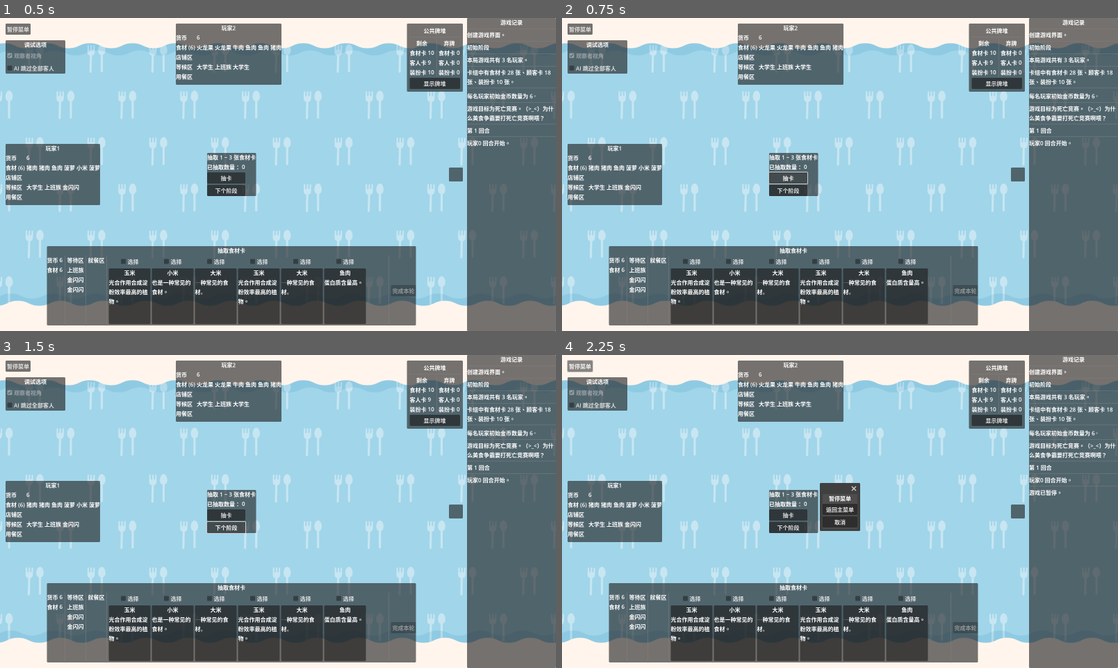
Above: before the commit, frames 1-4 (two rows, left to right).
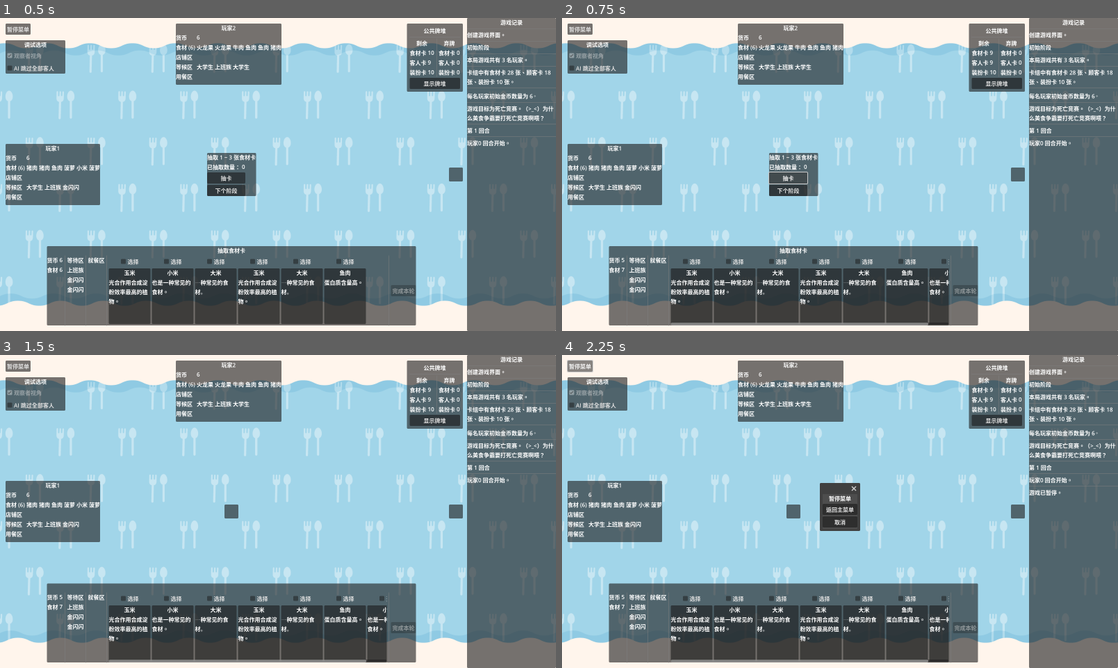
Above: after the commit, the same moments.

Repository: LautskyStudio/FoodCombat
Game: Godot game, scene res://scenes/play_screen.tscn
Two runs of this game, one before a commit and one after it. Both use one fixed random seed, a clock stepped at 60 frames per second and the inputs below.
Inputs:
- Up to frame 1 (0.5 s): no input
- Up to frame 2 (0.75 s): click "抽卡" at 0.5 s
- Up to frame 3 (1.5 s): click "下个阶段" at 1.25 s
- Up to frame 4 (2.25 s): click "暂停菜单" at 2 s

Frame 1 is identical in both runs. In frame 2, 1.1% of the frame differs, in the area x 10-79%, y 10-99%; in frame 3, 2.5%, in the area x 8-79%, y 10-99%; in frame 4, 2.5%.

Commit message:
实验思路

Diff:
--- a/models/player/player.gd
+++ b/models/player/player.gd
@@ -14,6 +14,8 @@
 @export var player_name := '玩家'
 
 @export var player_index := 0
+
+@onready var game: PlayScreen
 
 @onready var is_active: bool:
 	get:
--- a/models/player/states/step_1.gd
+++ b/models/player/states/step_1.gd
@@ -1,4 +1,10 @@
 extends PlayerState
+
+
+# 1. 从卡堆依次抽取1~3张食材卡，每抽取1张食材卡需要丢弃1张货币卡。
+
+
+signal card_drawn(card: FoodMaterial)
 
 
 func _init() -> void:
@@ -11,3 +17,19 @@
 
 func next_step() -> void:
 	state_machine.transit_to("Step2")
+
+
+func draw_card() -> void:
+	player.coins -= 1
+	lose_when_bankrupts()
+
+	var card = player.game.get_food_material_card()
+	player.food_materials.append(card)
+	player.notify_food_materials_changed()
+	card_drawn.emit(card)
+
+
+func lose_when_bankrupts() -> void:
+	if player.is_lost:
+		state_machine.transit_to('Inactive')
+		player.finish_turn()
--- a/scenes/play_screen.gd
+++ b/scenes/play_screen.gd
@@ -45,6 +45,7 @@
 
 	for player in %Players.get_children():
 		if player is Player:
+			player.game = self
 			players.push_back(player)
 
 
@@ -102,4 +103,6 @@
 		get_node("%" + old_state.name).hide()
 
 	if new_state.name.begins_with("Step"):
-		get_node("%" + new_state.name).show()
+		var view = get_node("%" + new_state.name)
+		view.state = new_state
+		view.show()
--- /dev/null
+++ b/scenes/play_screen/step_1.gd
@@ -0,0 +1,12 @@
+extends VBoxContainer
+
+
+var state: PlayerState
+
+
+func _on_next_step_button_pressed() -> void:
+	state.next_step()
+
+
+func _on_draw_button_pressed() -> void:
+	state.draw_card()
--- a/scenes/play_screen/step_1.tscn
+++ b/scenes/play_screen/step_1.tscn
@@ -1,6 +1,9 @@
-[gd_scene format=3 uid="uid://cfwec6ywv14j3"]
+[gd_scene load_steps=2 format=3 uid="uid://cfwec6ywv14j3"]
+
+[ext_resource type="Script" path="res://scenes/play_screen/step_1.gd" id="1_3i7nh"]
 
 [node name="Step1" type="VBoxContainer"]
+script = ExtResource("1_3i7nh")
 
 [node name="Label" type="Label" parent="."]
 layout_mode = 2
@@ -37,3 +40,6 @@
 [node name="DrawnCardContainer" type="HBoxContainer" parent="HBoxContainer"]
 unique_name_in_owner = true
 layout_mode = 2
+
+[connection signal="pressed" from="HBoxContainer/VBoxContainer/DrawButton" to="." method="_on_draw_button_pressed"]
+[connection signal="pressed" from="HBoxContainer/VBoxContainer/NextStepButton" to="." method="_on_next_step_button_pressed"]
--- /dev/null
+++ b/scenes/play_screen/step_2.gd
@@ -0,0 +1,4 @@
+extends HBoxContainer
+
+
+var state: PlayerState
--- a/scenes/play_screen/step_2.tscn
+++ b/scenes/play_screen/step_2.tscn
@@ -1,3 +1,6 @@
-[gd_scene format=3 uid="uid://bmfnye5sbivpx"]
+[gd_scene load_steps=2 format=3 uid="uid://bmfnye5sbivpx"]
+
+[ext_resource type="Script" path="res://scenes/play_screen/step_2.gd" id="1_rre0r"]
 
 [node name="Step2" type="HBoxContainer"]
+script = ExtResource("1_rre0r")
